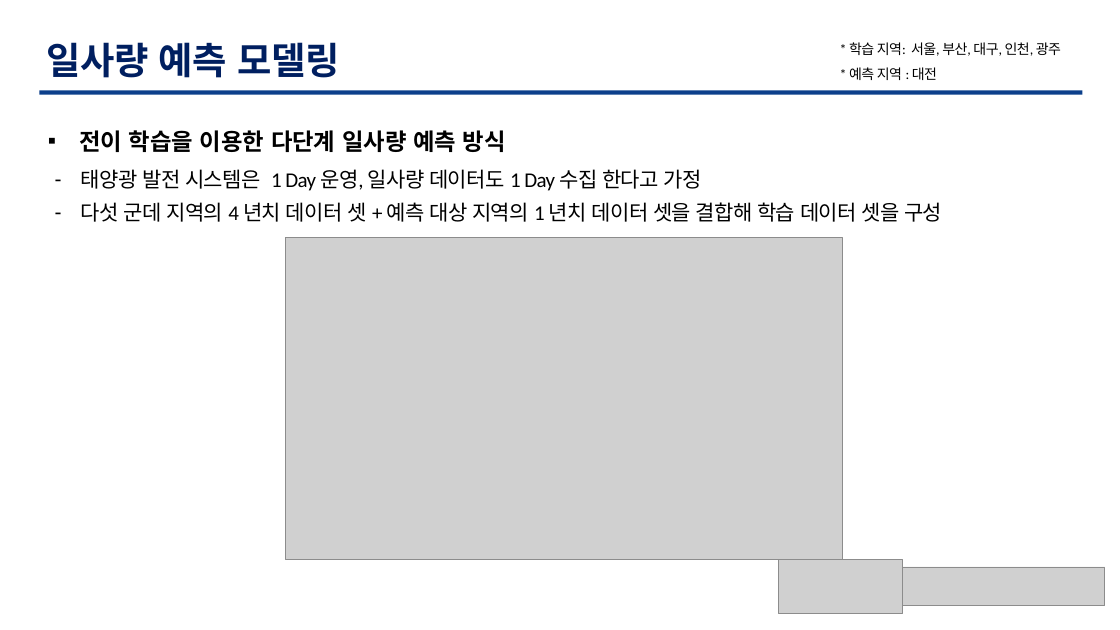
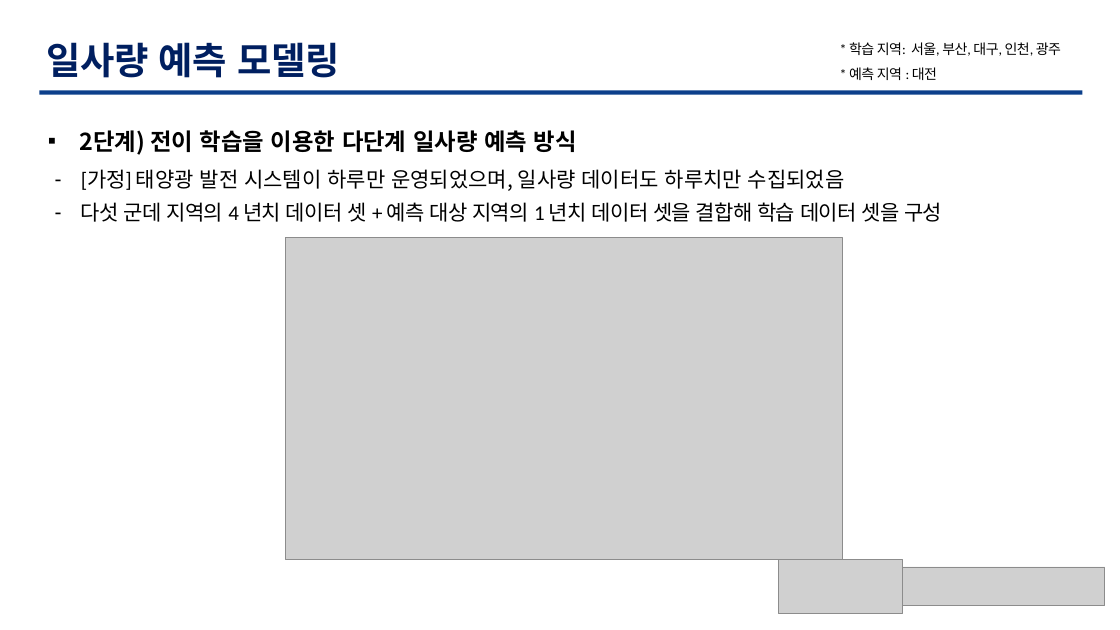
Before and after one commit to TaegyuHan/Solar_radiation_prediction_model, a slide deck: slide 8 of KICS_PT/[KICS] 모델 poster.pptx. Drawn at 1120x630 pixels with LibreOffice and Linux fonts; fonts in the diff are those of the drawing; grey boxes stand for pictures. Boxes give left, top, right and bottom in pixels: in the first picture for what was removed or moved away, otherwise in the second. Text is boxed around its words. In the diff, an @@ line names an element or a change of style, - is before the commit and + after.

```diff
--- a/KICS_PT/[KICS] 모델 poster.pptx
+++ b/KICS_PT/[KICS] 모델 poster.pptx
@@ text at bbox=[79, 130, 577, 155]: text changed @@
-▪ 전이 학습을 이용한 다단계 일사량 예측 방식
+▪ 2단계) 전이 학습을 이용한 다단계 일사량 예측 방식
@@ text at bbox=[81, 169, 845, 191]: text changed; font Calibri to Noto Sans CJK KR @@
-– 태양광 발전 시스템은 1 Day 운영, 일사량 데이터도 1 Day 수집 한다고 가정
+– [가정] 태양광 발전 시스템이 하루만 운영되었으며, 일사량 데이터도 하루치만 수집되었음
```
Also in this commit, not shown: 5 other slides changed, 3 slides added, 3 slides removed.
